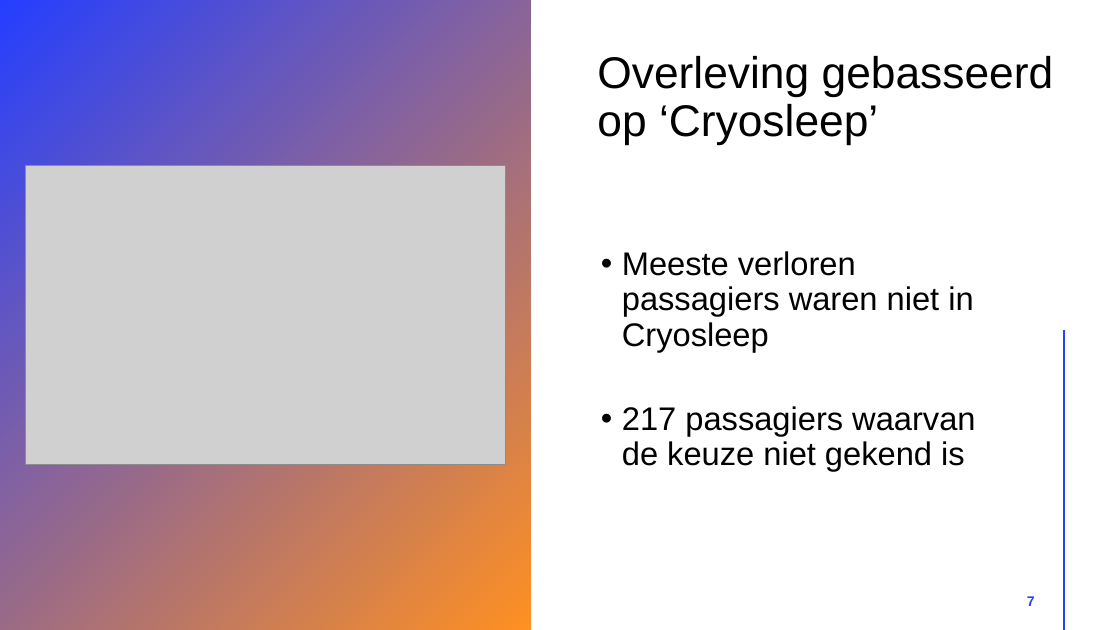
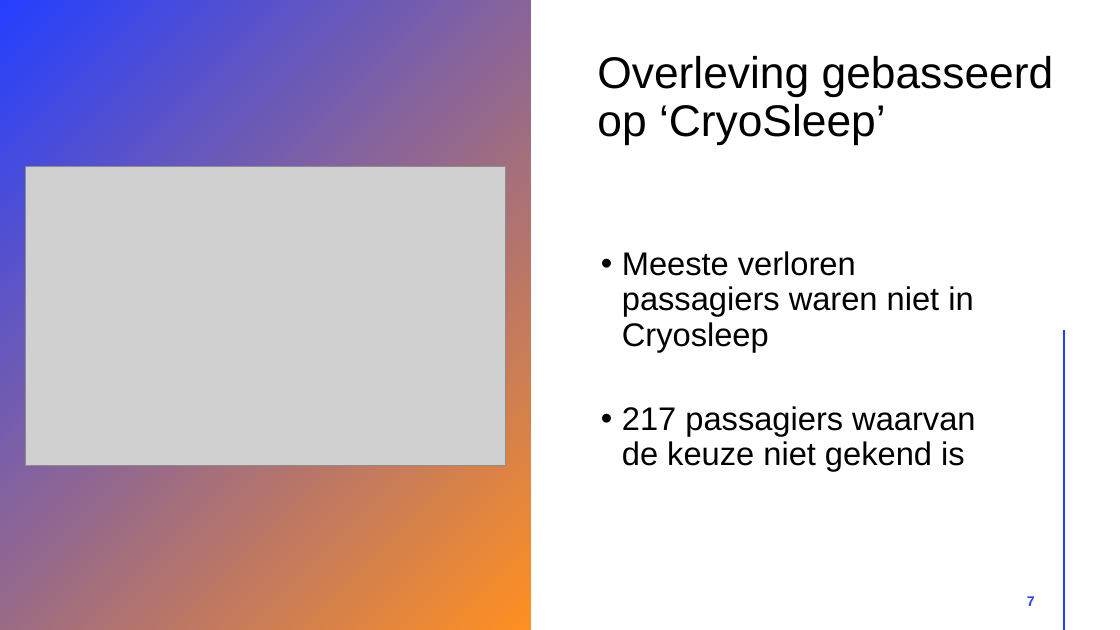
Before and after one commit to robinmonsere/Spaceship-Titanic, a slide deck: slide 7 of Documents/Spaceship titanic.pptx. Drawn at 1120x630 pixels with LibreOffice and Linux fonts; fonts in the diff are those of the drawing; grey boxes stand for pictures. Boxes give left, top, right and bottom in pixels: in the first picture for what was removed or moved away, otherwise in the second. Text is boxed around its words. In the diff, an @@ line names an element or a change of style, - is before the commit and + after.

```diff
--- a/Documents/Spaceship titanic.pptx
+++ b/Documents/Spaceship titanic.pptx
@@ title at bbox=[597, 56, 1054, 144]: text changed @@
-Overleving gebasseerd op ‘Cryosleep’
+Overleving gebasseerd op ‘CryoSleep’
```
Also in this commit, not shown: 11 other slides changed, 1 slide added, 2 other files.
